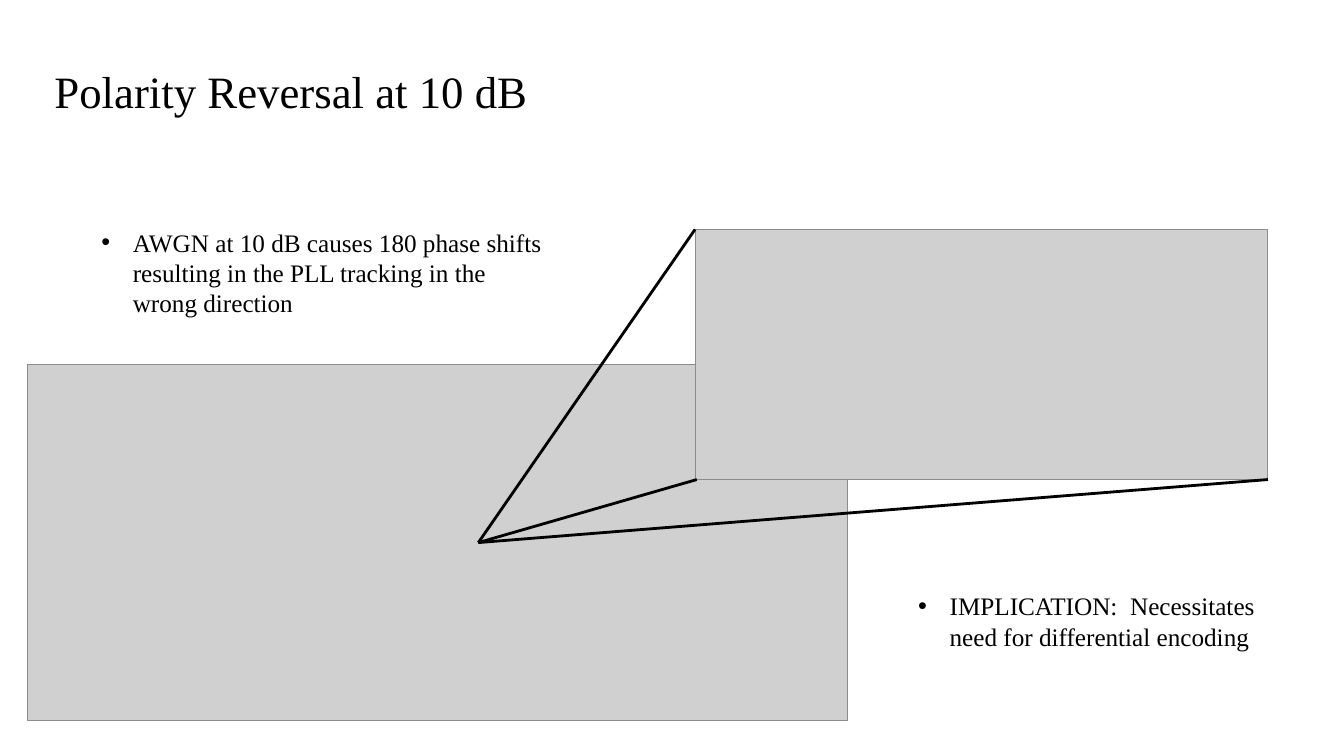
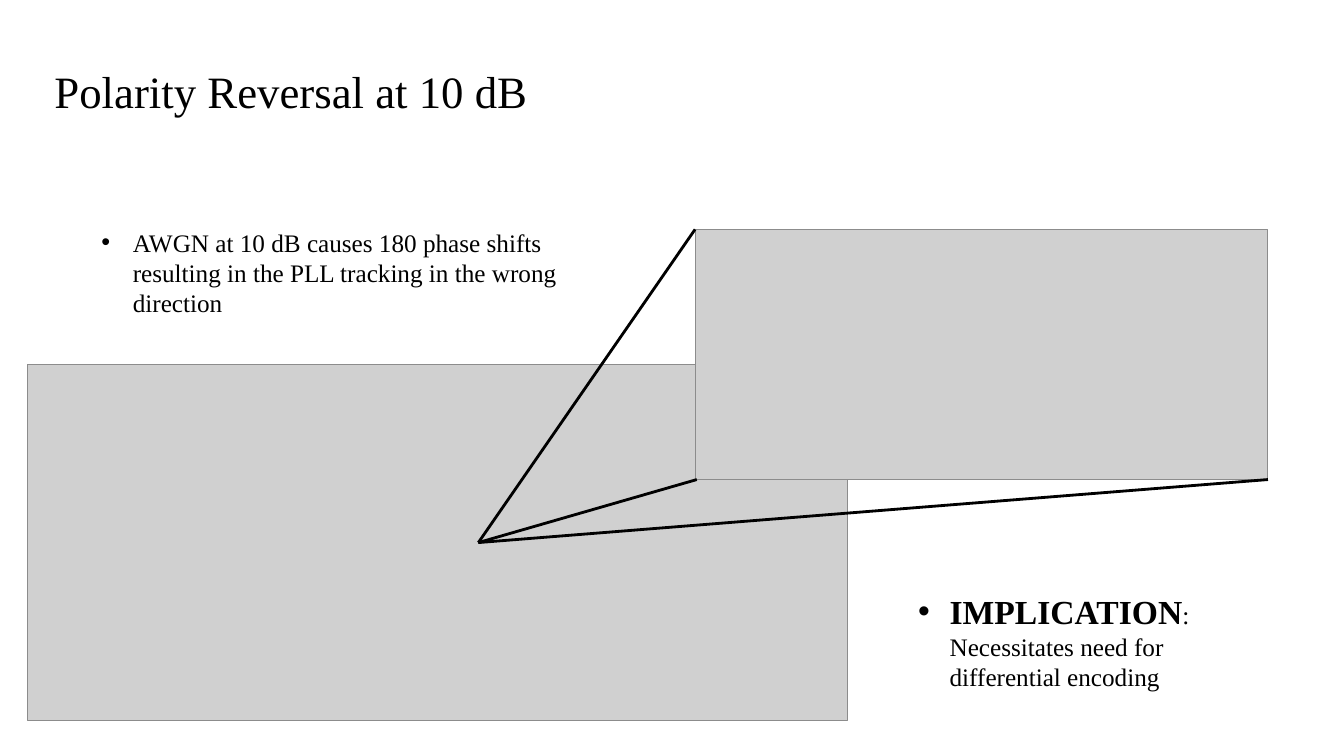
Before and after one commit to RadioInnovators/SD, a slide deck: slide 8 of Brians Presentation'.pptx. Drawn at 1344x756 pixels with LibreOffice and Linux fonts; fonts in the diff are those of the drawing; grey boxes stand for pictures. Boxes give left, top, right and bottom in pixels: in the first picture for what was removed or moved away, otherwise in the second. Text is boxed around its words. In the diff, an @@ line names an element or a change of style, - is before the commit and + after.

```diff
--- a/Brians Presentation'.pptx
+++ b/Brians Presentation'.pptx
@@ text "AWGN at 10 dB causes ..." rewrapped from [133,234,542,318] to [133,234,556,313] @@
@@ text "IMPLICATION: Necessitates need for differential ..." at [950,601,1183,692]: size 18 to 24 pt, bold on in "IMPLICATION:" @@
```
Also in this commit, not shown: 6 other slides changed.
